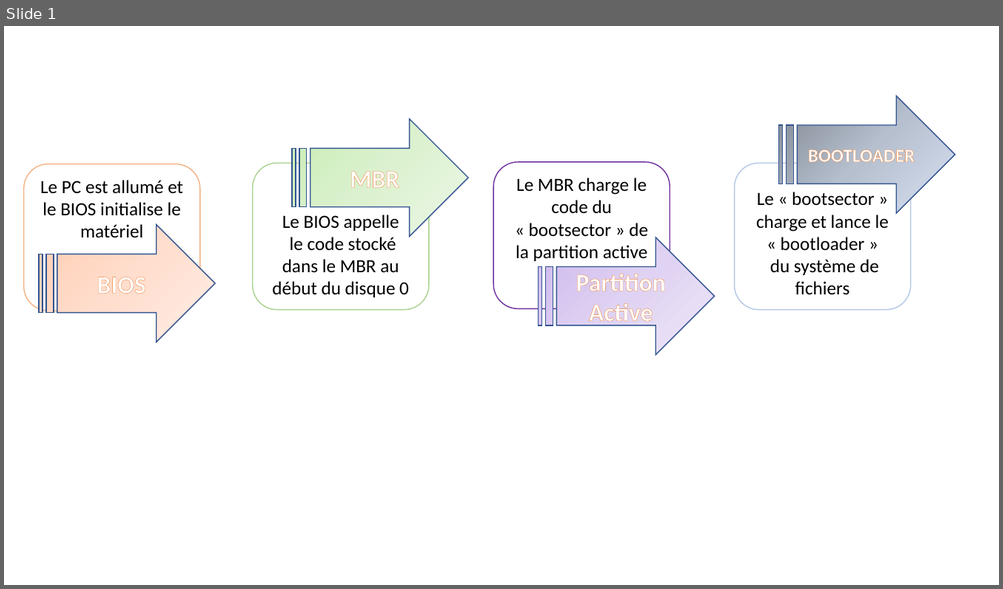
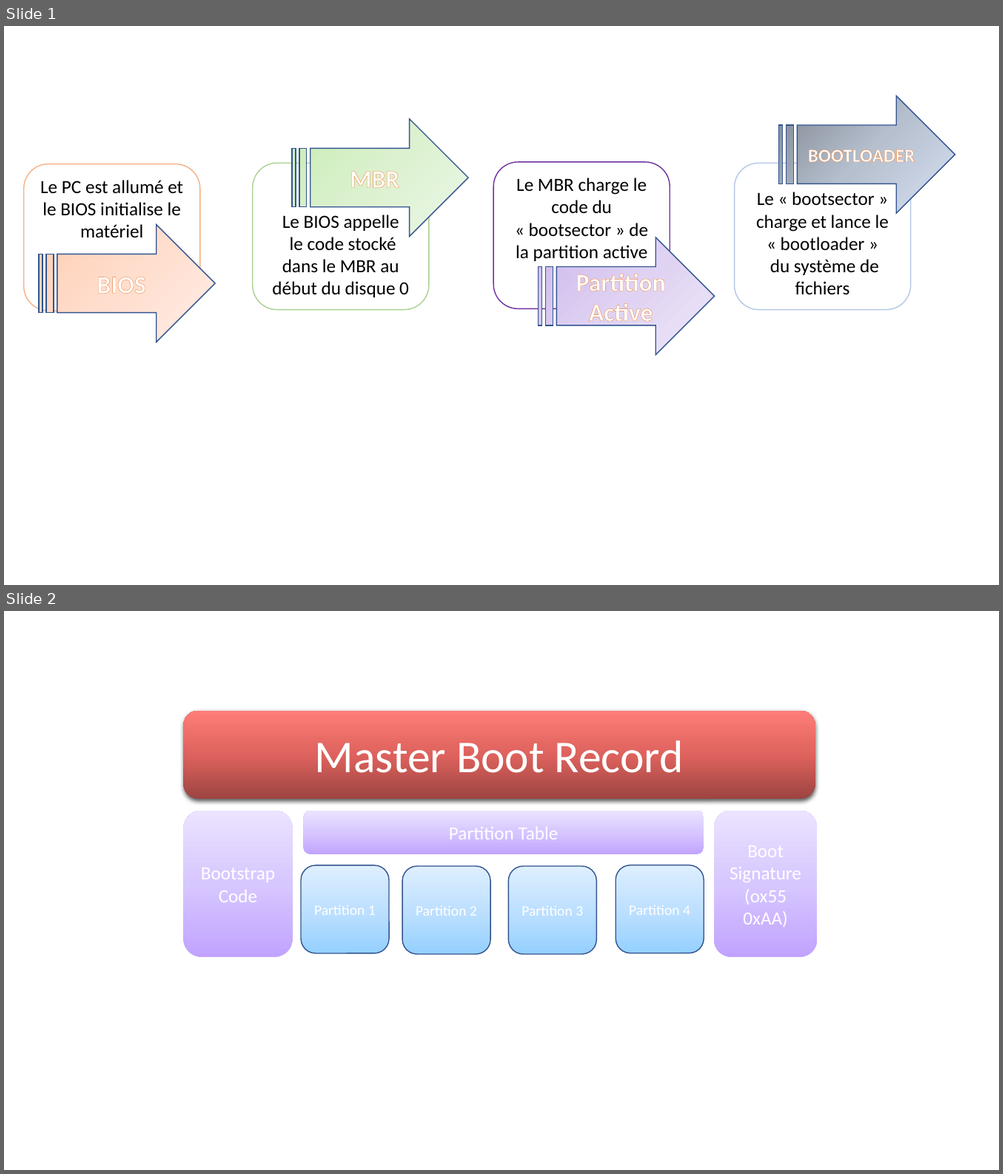
Before and after one commit to CollegeBoreal/INF1085-200-20A-01, a slide deck: 1.Metal/documentation/BIOS-MBR.pptx. Shown one above the other, each under a label of ours: slide 1 before the commit, slides 1 and 2 after it. The pictures are 1003x589 and 1003x1174 pixels, drawn with LibreOffice and Linux fonts; fonts in the diff are those of the drawing. Boxes give left, top, right and bottom in pixels: in the first picture for what was removed or moved away, otherwise in the second. Text is boxed around its words. In the diff, an @@ line names an element or a change of style, - is before the commit and + after.

```diff
--- a/1.Metal/documentation/BIOS-MBR.pptx
+++ b/1.Metal/documentation/BIOS-MBR.pptx
@@ slide 2 added at (4, 611, 999, 1170), background #FFFFFF @@
@@ rounded rectangle added at (184, 711, 815, 799), fill gradient #9D4542 to #DF625E to #FF7E79, 44 pt, text #FFFFFF @@
+Master Boot Record
@@ rounded rectangle added at (184, 811, 293, 958), fill gradient #C1A3FF to #D8C7FF to #EBE4FF, 18 pt, text #FFFFFF @@
+Bootstrap
+Code
@@ rounded rectangle added at (303, 811, 704, 855), fill gradient #C1A3FF to #D8C7FF to #EBE4FF, 18 pt, text #FFFFFF @@
+Partition Table
@@ rounded rectangle added at (714, 811, 817, 958), fill gradient #C1A3FF to #D8C7FF to #EBE4FF, 18 pt, text #FFFFFF @@
+Boot Signature
+(ox55
+0xAA)
@@ rounded rectangle added at (301, 866, 389, 954), fill gradient #96D0FF to #BFE1FF to #E0EFFF, outline #325491 1 pt, 14 pt, text #FFFFFF @@
+Partition 1
@@ rounded rectangle added at (402, 866, 490, 954), fill gradient #96D0FF to #BFE1FF to #E0EFFF, outline #325491 1 pt, 14 pt, text #FFFFFF @@
+Partition 2
@@ rounded rectangle added at (509, 866, 597, 954), fill gradient #96D0FF to #BFE1FF to #E0EFFF, outline #325491 1 pt, 14 pt, text #FFFFFF @@
+Partition 3
@@ rounded rectangle added at (616, 866, 704, 954), fill gradient #96D0FF to #BFE1FF to #E0EFFF, outline #325491 1 pt, 14 pt, text #FFFFFF @@
+Partition 4
```
Also in this commit, not shown: 1 other file.
